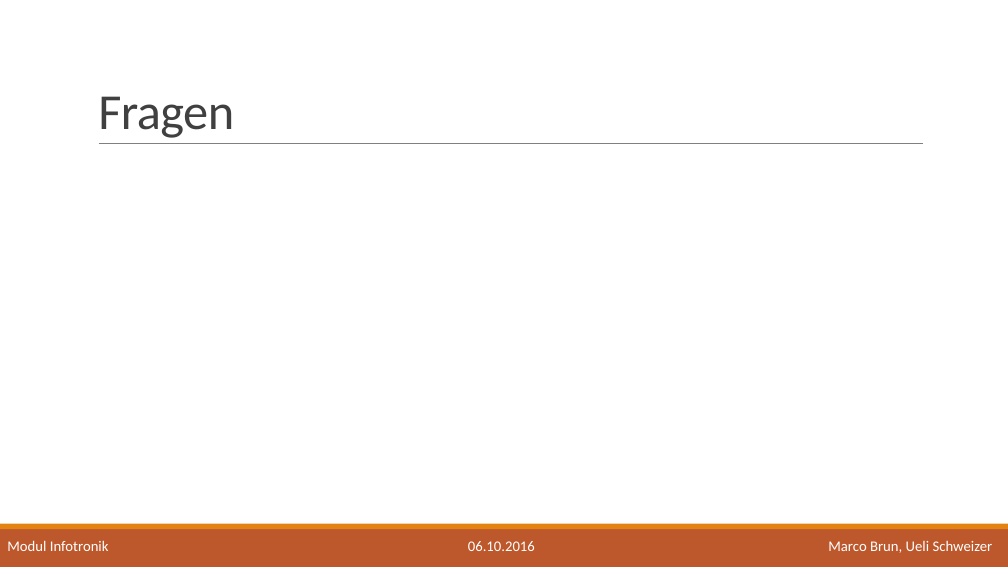
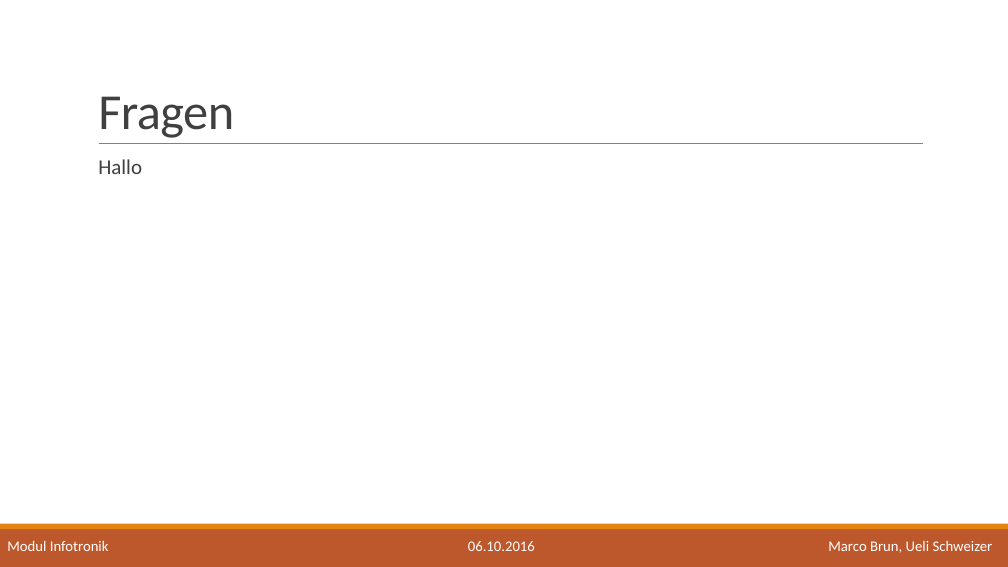
Before and after one commit to MarcoBrun/INTRO_HS16_Ueli_Marco, a slide deck: slide 10 of INTRO Recap SW2-1.pptx. Drawn at 1008x567 pixels with LibreOffice and Linux fonts; fonts in the diff are those of the drawing. Boxes give left, top, right and bottom in pixels: in the first picture for what was removed or moved away, otherwise in the second. Text is boxed around its words. In the diff, an @@ line names an element or a change of style, - is before the commit and + after.

Commit message:
Hallo hinzugefüght

```diff
--- a/INTRO Recap SW2-1.pptx
+++ b/INTRO Recap SW2-1.pptx
@@ text added at (98, 159, 142, 174), 20 pt, text #404040 @@
+  Hallo
```
